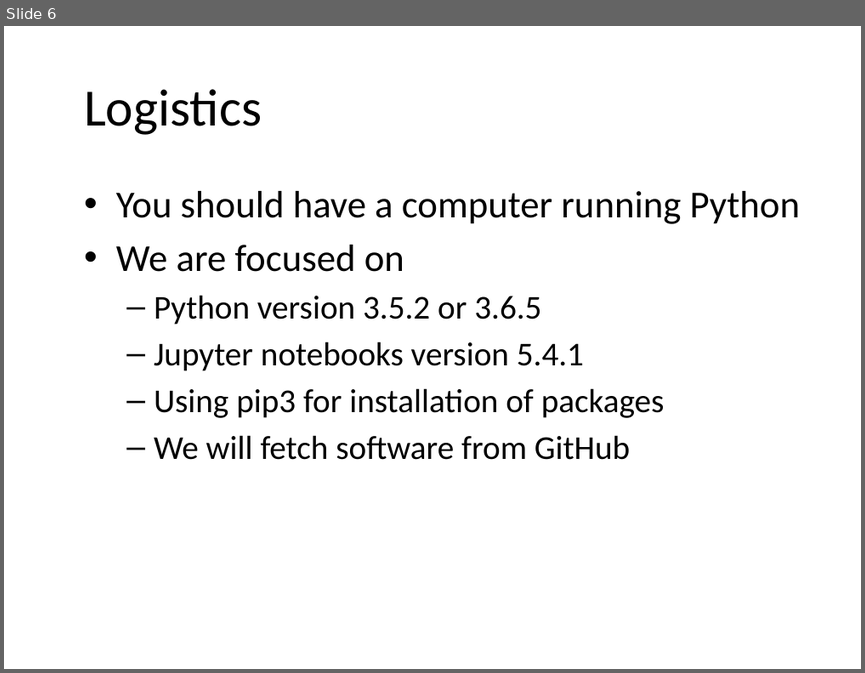
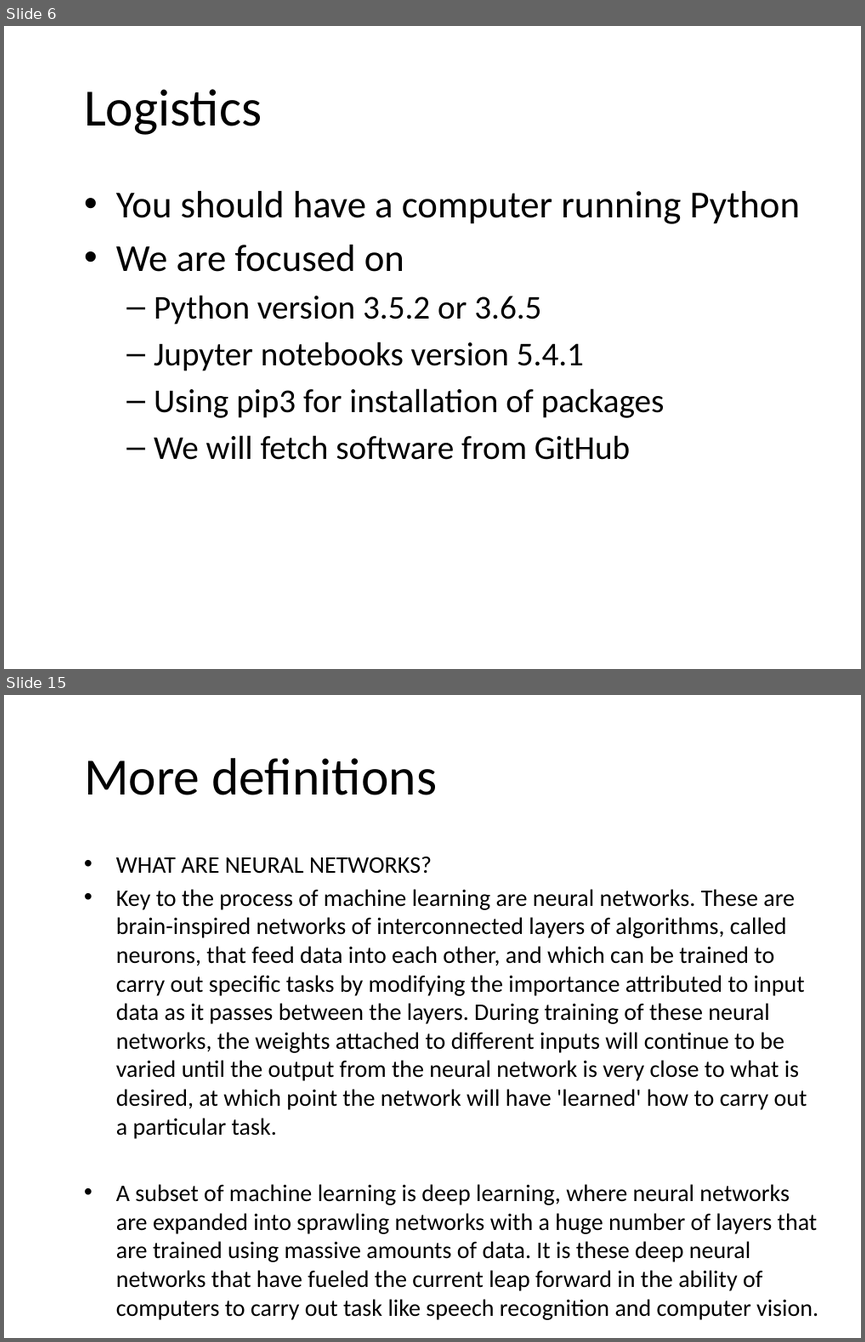
Before and after one commit to JeffRisberg/PythonNotebooksForAI, a slide deck: Documents/10-Introduction.pptx. Shown one above the other, each under a label of ours: slide 6 before the commit, slides 6 and 15 after it; the slides between them are not shown. The pictures are 865x673 and 865x1342 pixels, drawn with LibreOffice and Linux fonts; fonts in the diff are those of the drawing; background and template pictures are left out. Boxes give left, top, right and bottom in pixels: in the first picture for what was removed or moved away, otherwise in the second. Text is boxed around its words. In the diff, an @@ line names an element or a change of style, - is before the commit and + after.

```diff
--- a/Documents/10-Introduction.pptx
+++ b/Documents/10-Introduction.pptx
@@ slide 15 added at (4, 695, 861, 1338), background picture (left out) @@
@@ title added at (84, 758, 437, 795), 44 pt, text #000000 @@
+More definitions
@@ text added at (116, 857, 818, 1320), 20 pt, text #000000 @@
+• WHAT ARE NEURAL NETWORKS?
+• Key to the process of machine learning are neural networks. These are brain-inspired networks of interconnected layers of algorithms, called neurons, that feed data into each other, and which can be trained to carry out specific tasks by modifying the importance attributed to input data as it passes between the layers. During training of these neural networks, the weights attached to different inputs will continue to be varied until the output from the neural network is very close to what is desired, at which point the network will have 'learned' how to carry out a particular task.
+• A subset of machine learning is deep learning, where neural networks are expanded into sprawling networks with a huge number of layers that are trained using massive amounts of data. It is these deep neural networks that have fueled the current leap forward in the ability of computers to carry out task like speech recognition and computer vision.
```
Also in this commit, not shown: 1 slide changed, 13 other slides added, 1 slide removed.
